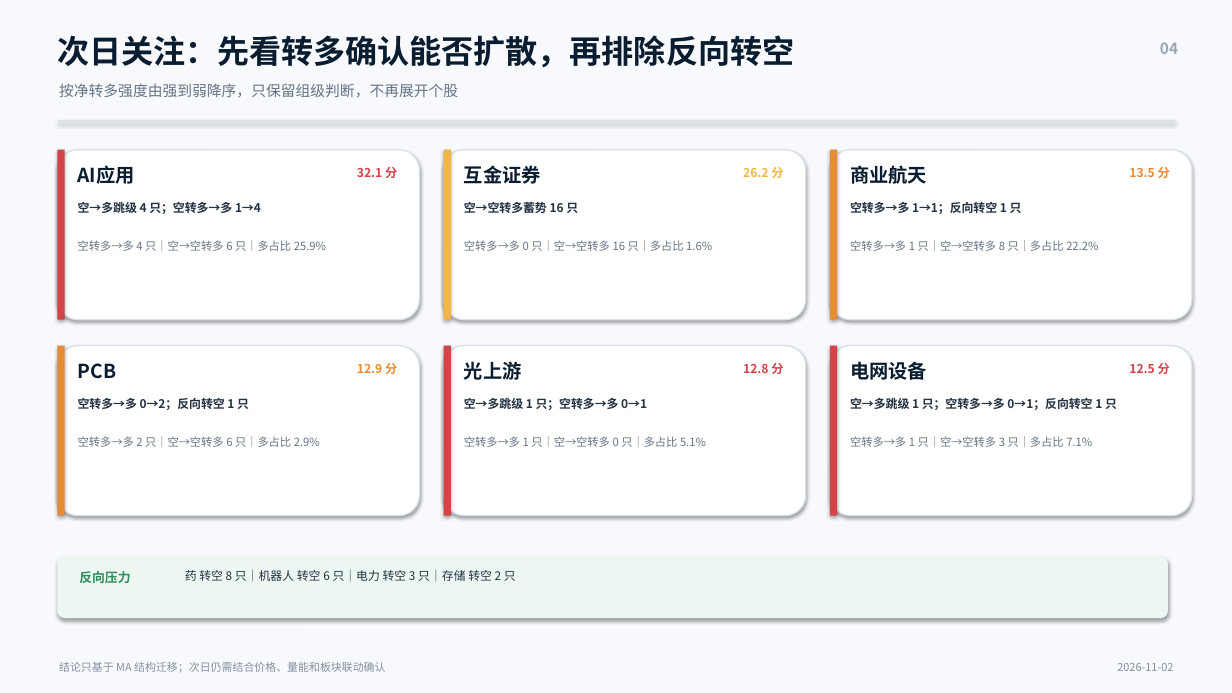
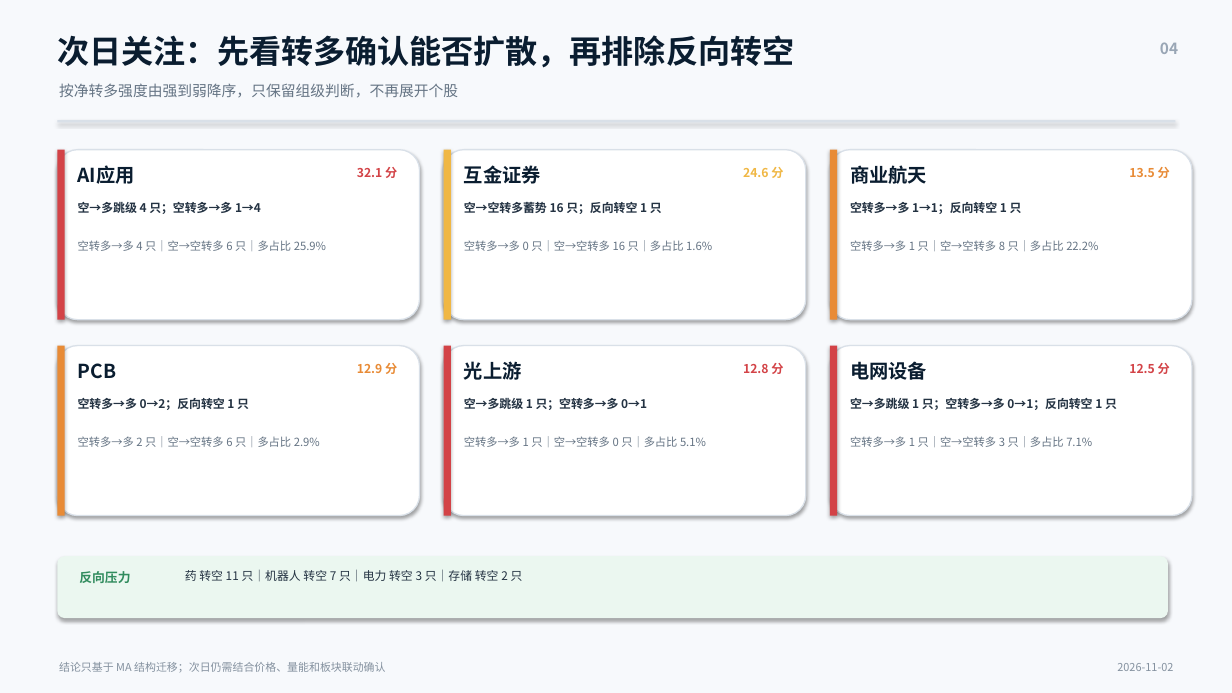
Before and after one commit to nancybhc/a-share-blast-lab, a slide deck: slide 4 of assets/多空阶段简报_2026-11-02.pptx. Drawn at 1232x693 pixels with LibreOffice and Linux fonts; fonts in the diff are those of the drawing. Boxes give left, top, right and bottom in pixels: in the first picture for what was removed or moved away, otherwise in the second. Text is boxed around its words. In the diff, an @@ line names an element or a change of style, - is before the commit and + after.

```diff
--- a/assets/多空阶段简报_2026-11-02.pptx
+++ b/assets/多空阶段简报_2026-11-02.pptx
@@ text at box(743, 167, 783, 178): text changed @@
-26.2 分
+24.6 分
@@ text at box(464, 202, 662, 214): text changed @@
-空→空转多蓄势 16 只
+空→空转多蓄势 16 只；反向转空 1 只
@@ text at box(185, 570, 523, 582): text changed @@
-药 转空 8 只｜机器人 转空 6 只｜电力 转空 3 只｜存储 转空 2 只
+药 转空 11 只｜机器人 转空 7 只｜电力 转空 3 只｜存储 转空 2 只
```
Also in this commit, not shown: 2 other slides changed, 11 other files.
